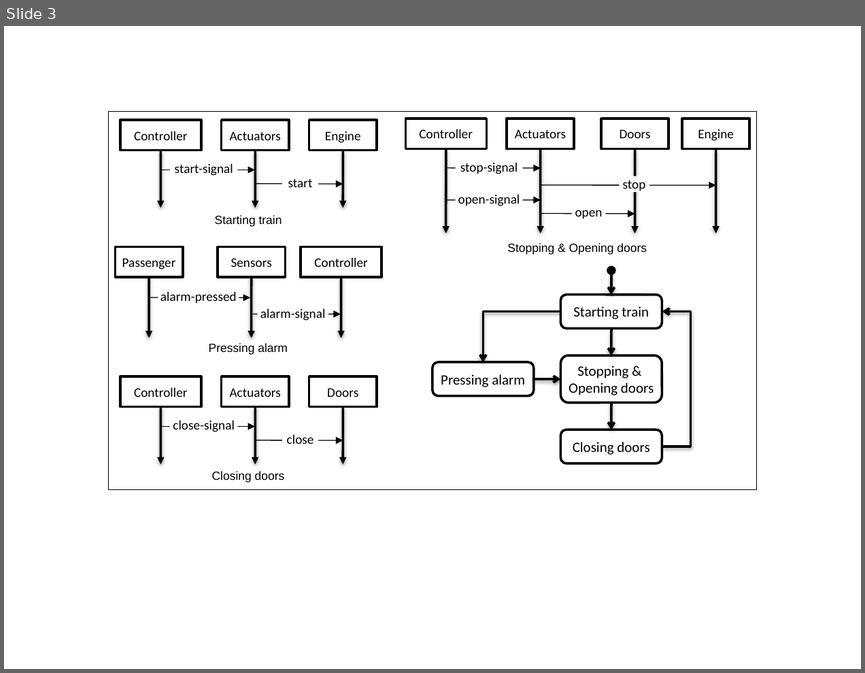
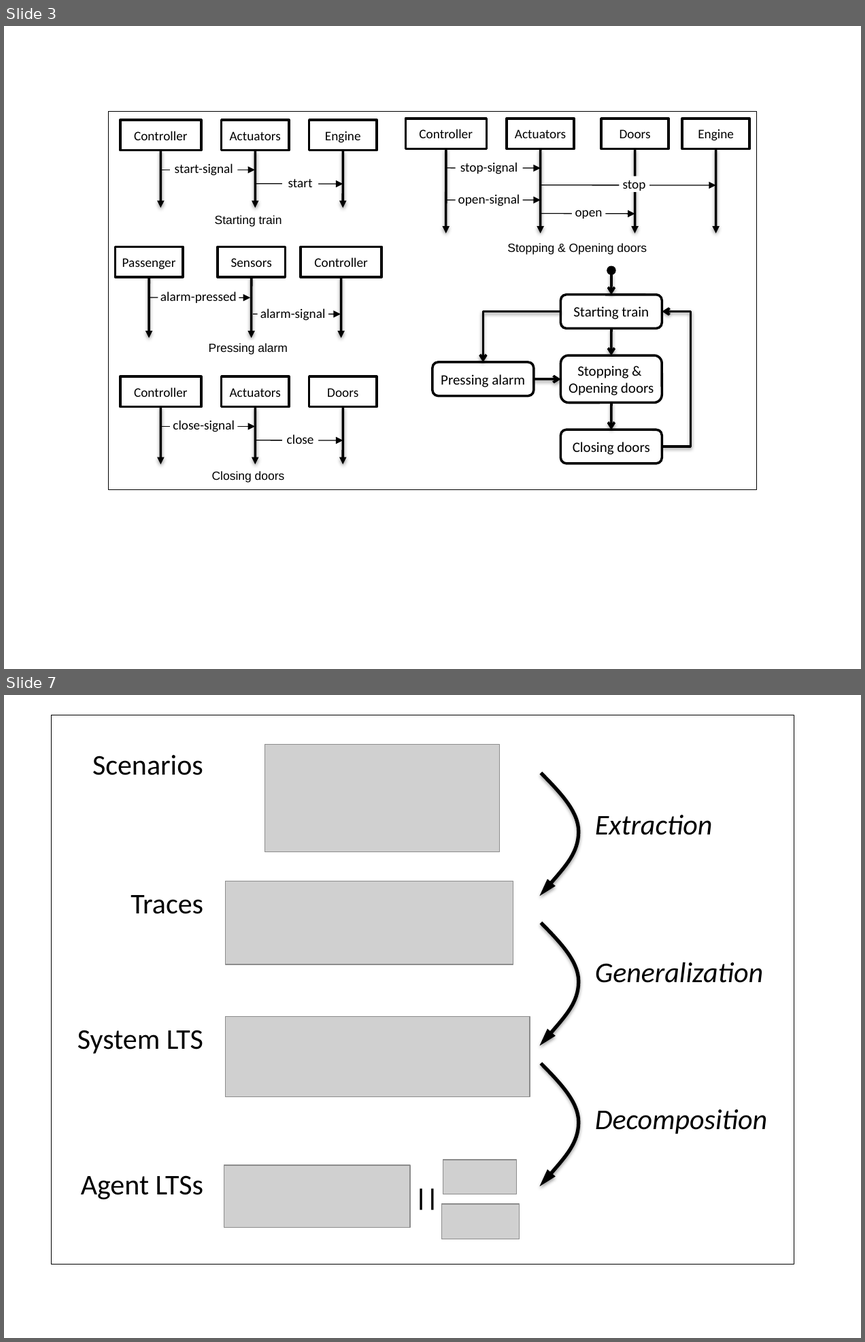
Before and after one commit to blambeau/phd, a slide deck: writing/images/train.pptx. Shown one above the other, each under a label of ours: slide 3 before the commit, slides 3 and 7 after it; the slides between them are not shown. The pictures are 865x673 and 865x1342 pixels, drawn with LibreOffice and Linux fonts; fonts in the diff are those of the drawing; grey boxes stand for pictures. Boxes give left, top, right and bottom in pixels: in the first picture for what was removed or moved away, otherwise in the second. Text is boxed around its words. In the diff, an @@ line names an element or a change of style, - is before the commit and + after.

```diff
--- a/writing/images/train.pptx
+++ b/writing/images/train.pptx
@@ slide 7 added at <box>4,695,861,1338</box>, background #FFFFFF @@
@@ rectangle added at <box>51,715,794,1264</box>, fill #FFFFFF, outline #000000 0.25 pt @@
@@ group added at <box>77,745,767,1239</box>: 8 texts, 6 pictures, 3 freeform shapes @@
+Scenarios
+||
+Traces
+System LTS
+Agent LTSs
+Extraction
+Generalization
+Decomposition
```
Also in this commit, not shown: 2 slides changed, 1 other slide added, 1 slide removed, 9 other files.
